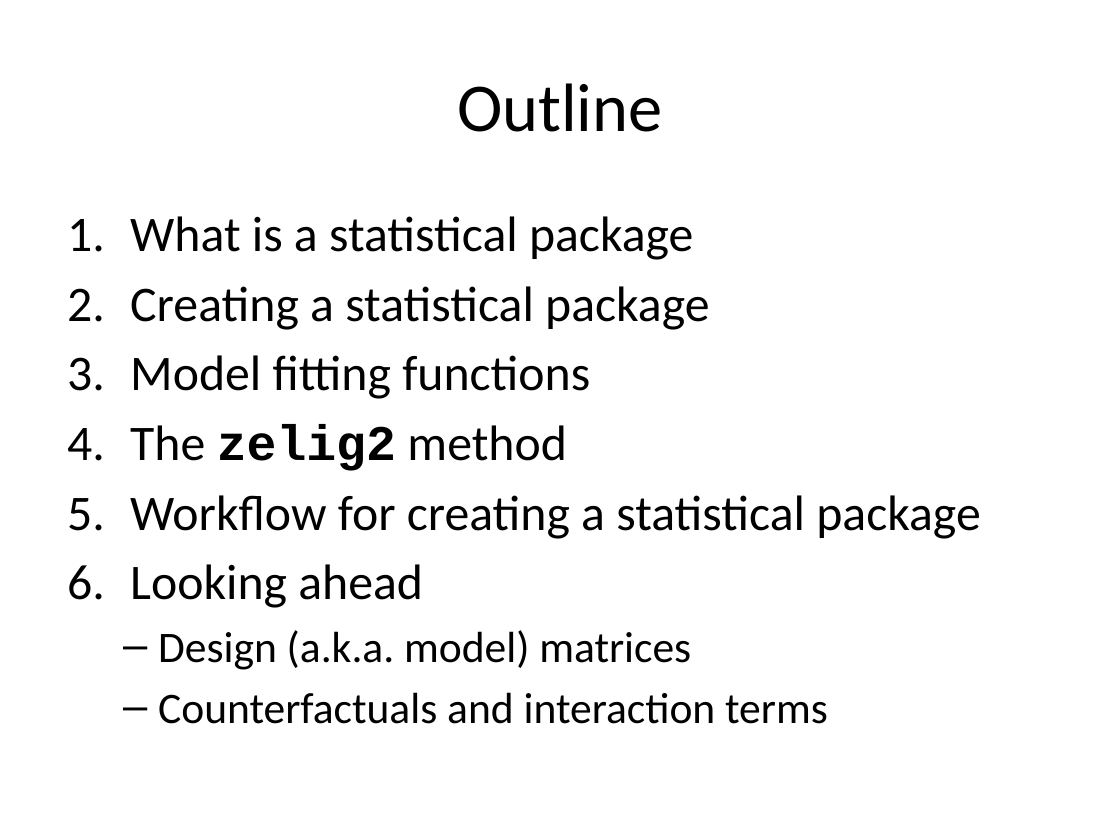
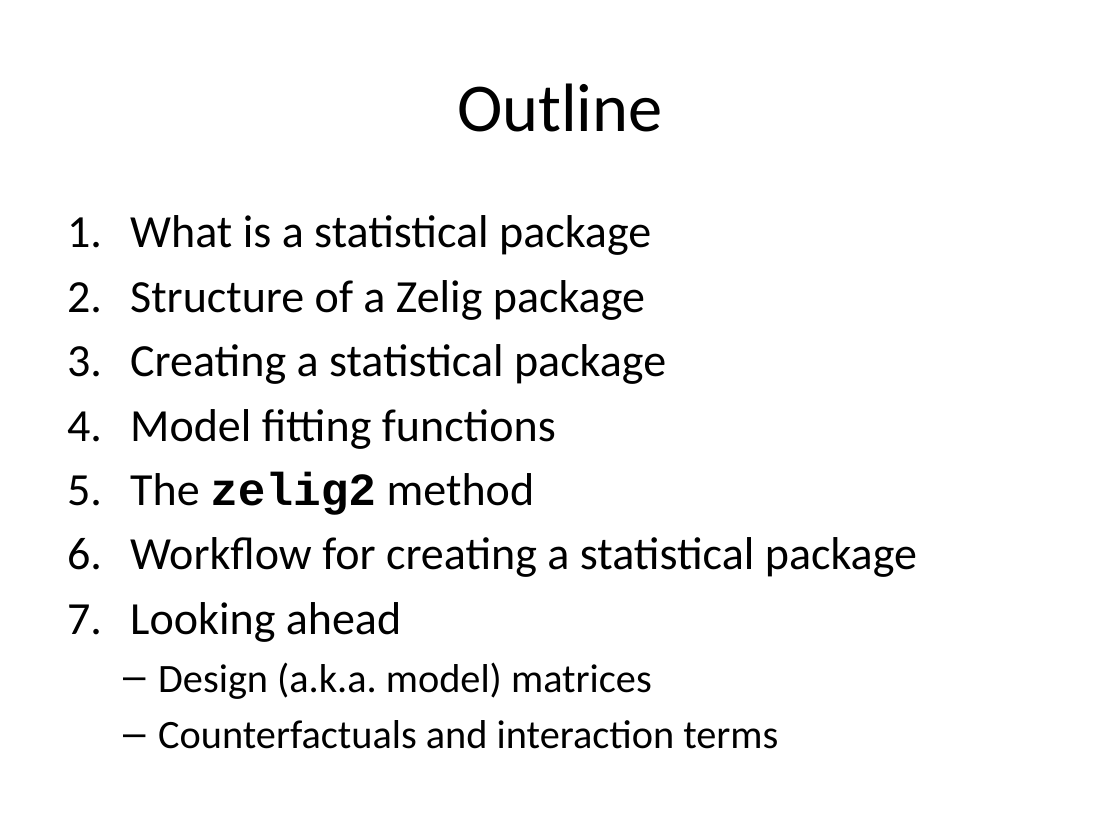
Before and after one commit to IQSS/Zelig4-Documentation, a slide deck: slide 2 of January-Class/Zelig_1_regressions.pptx. Drawn at 1120x840 pixels with LibreOffice and Linux fonts; fonts in the diff are those of the drawing. Boxes give left, top, right and bottom in pixels: in the first picture for what was removed or moved away, otherwise in the second. Text is boxed around its words. In the diff, an @@ line names an element or a change of style, - is before the commit and + after.

Commit message:
Updates to day 1

```diff
--- a/January-Class/Zelig_1_regressions.pptx
+++ b/January-Class/Zelig_1_regressions.pptx
@@ text at (130,215,917,749): size 32 to 29.6 pt in "What is a statistical package", "Creating a statistical package", "Model fitting functions", "The zelig2 method" and 2 more places; size 28 to 25.9 pt in "Design (a.k.a. model) matrices", "Counterfactuals and interaction terms" @@
@@ text at (130,280,645,320): paragraph added @@
+2. Structure of a Zelig package
```
Also in this commit, not shown: 1 other slide changed, 7 slides added.
